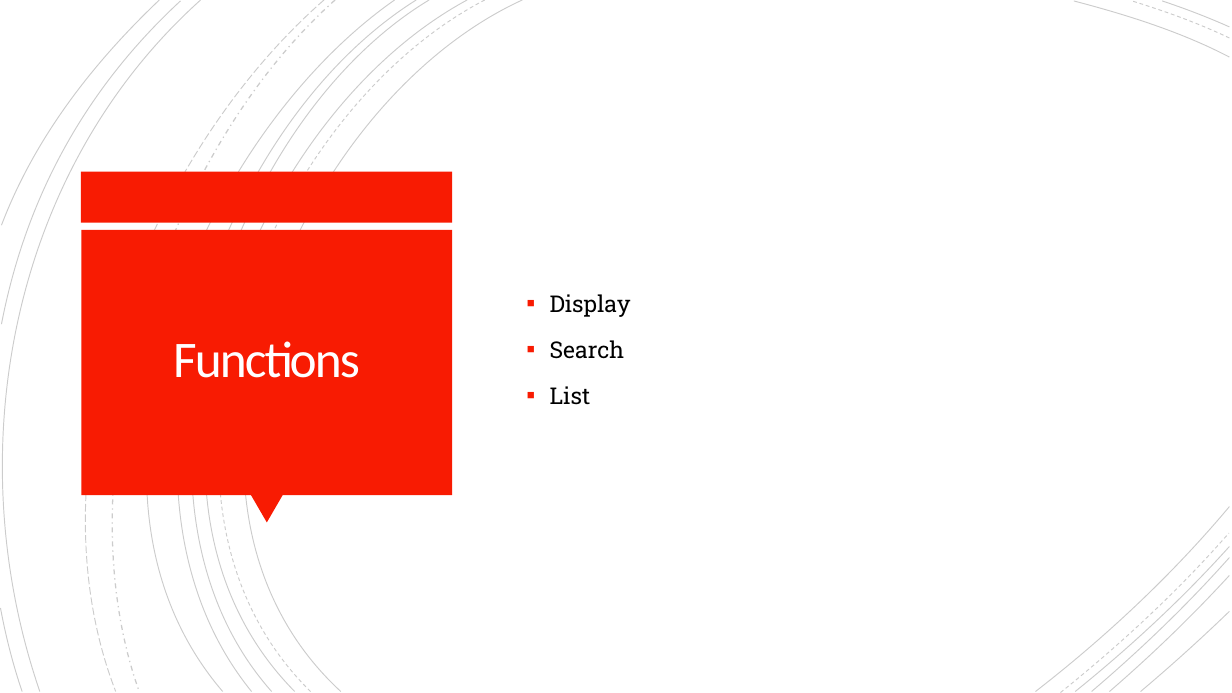
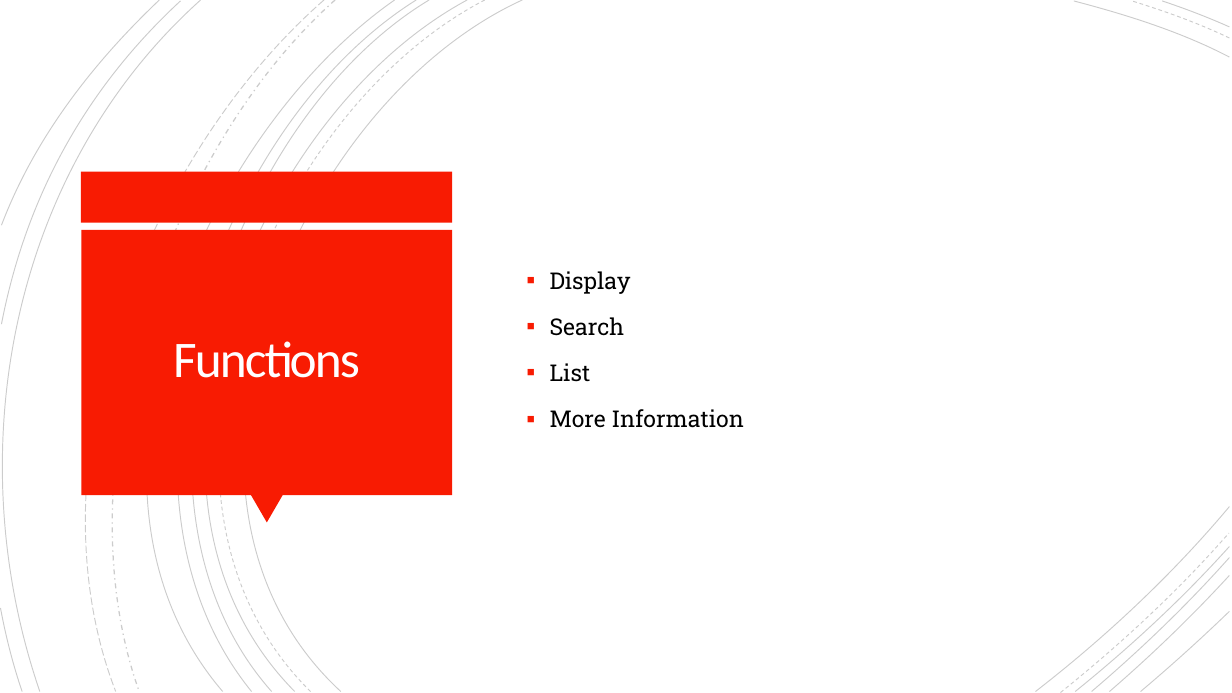
Before and after one commit to WillieLui429/CSC330-Project, a slide deck: slide 3 of CSC330 Presentation.pptx. Drawn at 1232x693 pixels with LibreOffice and Linux fonts; fonts in the diff are those of the drawing. Boxes give left, top, right and bottom in pixels: in the first picture for what was removed or moved away, otherwise in the second. Text is boxed around its words. In the diff, an @@ line names an element or a change of style, - is before the commit and + after.

```diff
--- a/CSC330 Presentation.pptx
+++ b/CSC330 Presentation.pptx
@@ text at (x1=550, y1=409, x2=744, y2=428): paragraph added @@
+▪ More Information
```
Also in this commit, not shown: 1 slide added, 1 slide removed.
